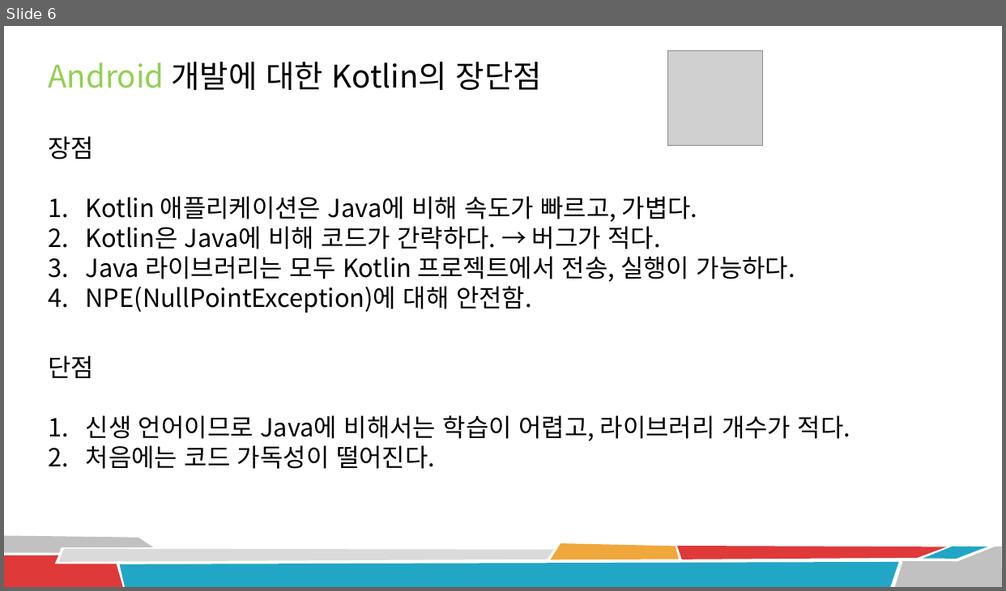
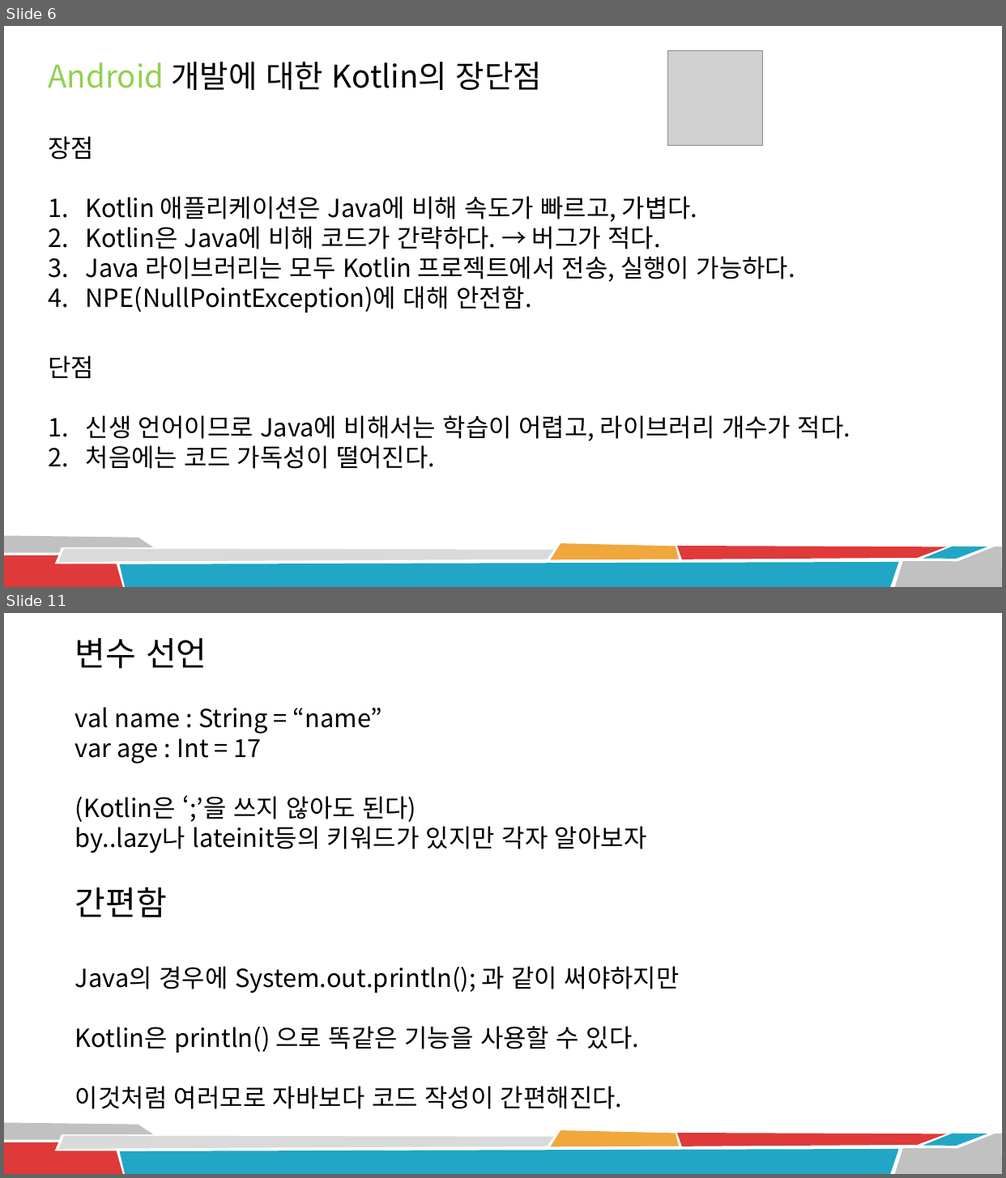
Before and after one commit to DGSW-Android-Study/DGSW-Android-6th, a slide deck: 2022-05-15/김도현/안드 스터디 - 코틀린.pptx. Shown one above the other, each under a label of ours: slide 6 before the commit, slides 6 and 11 after it; the slides between them are not shown. The pictures are 1006x591 and 1006x1178 pixels, drawn with LibreOffice and Linux fonts; fonts in the diff are those of the drawing; grey boxes stand for pictures. Boxes give left, top, right and bottom in pixels: in the first picture for what was removed or moved away, otherwise in the second. Text is boxed around its words. In the diff, an @@ line names an element or a change of style, - is before the commit and + after.

```diff
--- a/2022-05-15/김도현/안드 스터디 - 코틀린.pptx
+++ b/2022-05-15/김도현/안드 스터디 - 코틀린.pptx
@@ slide 11 added at bbox=[4, 613, 1002, 1174], background #FFFFFF; not listed: 8 template elements that a slide beside it also shows @@
@@ text added at bbox=[75, 638, 680, 1110], 24 pt, text #000000 @@
+변수 선언
+val name : String = “name”
+var age : Int = 17
+(Kotlin은 ‘;’을 쓰지 않아도 된다)
+by..lazy나 lateinit등의 키워드가 있지만 각자 알아보자
+간편함
+Java의 경우에 System.out.println(); 과 같이 써야하지만
+Kotlin은 println() 으로 똑같은 기능을 사용할 수 있다.
+이것처럼 여러모로 자바보다 코드 작성이 간편해진다.
```
Also in this commit, not shown: 6 slides changed, 1 other slide added.
